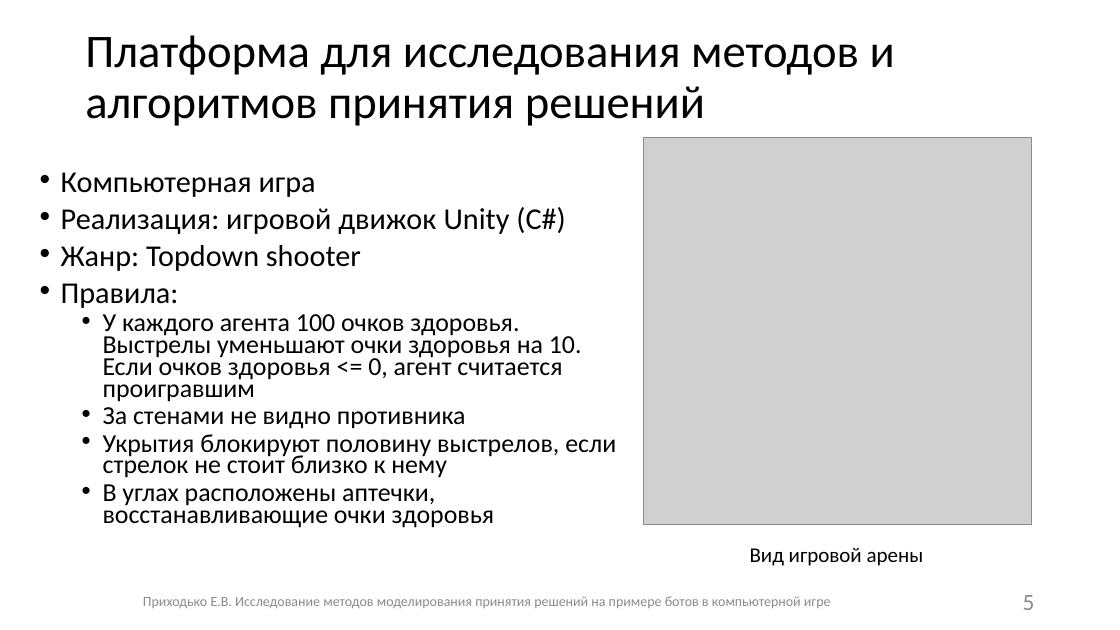
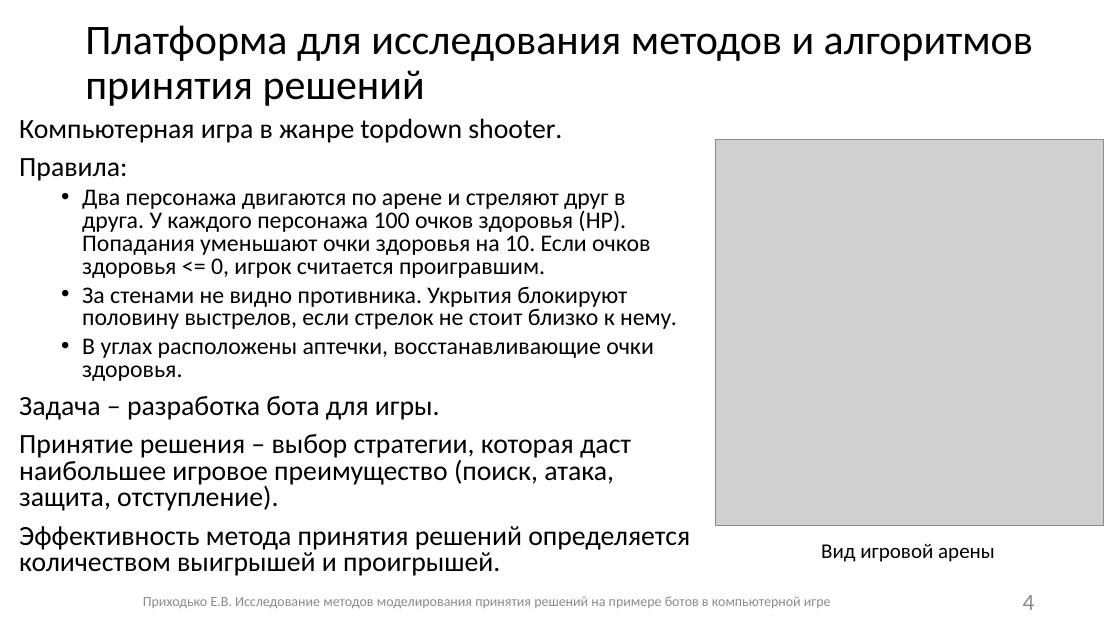
Before and after one commit to Fck-r-sns/Game_AI_thesis, a slide deck: slide 4 of Презентация.pptx (slide 5 before the commit). Drawn at 1120x630 pixels with LibreOffice and Linux fonts; fonts in the diff are those of the drawing; grey boxes stand for pictures. Boxes give left, top, right and bottom in pixels: in the first picture for what was removed or moved away, otherwise in the second. Text is boxed around its words. In the diff, an @@ line names an element or a change of style, - is before the commit and + after.

```diff
--- a/Презентация.pptx
+++ b/Презентация.pptx
@@ title "Платформа для исследования методов и ..." at [85, 25, 1033, 106]: size 40 to 36 pt @@
@@ text "Компьютерная игра в жанре topdown ...": place and size @@
-text "Компьютерная игра в жанре topdown ..." at [61, 172, 616, 528]
+text "Компьютерная игра в жанре topdown ..." at [19, 118, 690, 576]
@@ text at [19, 118, 562, 143]: text changed; size 25.9 to 23.8 pt @@
-• Компьютерная игра
-• Реализация: игровой движок Unity (C#)
-• Жанр: Topdown shooter
+Компьютерная игра в жанре topdown shooter.
@@ picture: place and size @@
-picture at [644, 138, 1032, 524]
+picture at [716, 139, 1104, 526]
@@ text at [19, 158, 127, 181]: size 25.9 to 23.8 pt in "Правила:"; bullet • to none; line spacing 0.7 to 0.8 @@
@@ text at [19, 189, 690, 576]: text changed; size 22.2 to 20.4 pt @@
-  • У каждого агента 100 очков здоровья. Выстрелы уменьшают очки здоровья на 10. Если очков здоровья <= 0, агент считается проигравшим
-  • За стенами не видно противника
-  • Укрытия блокируют половину выстрелов, если стрелок не стоит близко к нему
-  • В углах расположены аптечки, восстанавливающие очки здоровья
+  • Два персонажа двигаются по арене и стреляют друг в друга. У каждого персонажа 100 очков здоровья (HP). Попадания уменьшают очки здоровья на 10. Если очков здоровья <= 0, игрок считается проигравшим.
+  • За стенами не видно противника. Укрытия блокируют половину выстрелов, если стрелок не стоит близко к нему.
+  • В углах расположены аптечки, восстанавливающие очки здоровья.
+Задача – разработка бота для игры.
+Принятие решения – выбор стратегии, которая даст наибольшее игровое преимущество (поиск, атака, защита, отступление).
+Эффективность метода принятия решений определяется количеством выигрышей и проигрышей.
@@ text "Вид игровой арены": place and size @@
-text "Вид игровой арены" at [750, 548, 924, 566]
+text "Вид игровой арены" at [821, 543, 995, 562]
@@ page number at [1023, 595, 1035, 610]: text changed @@
-5
+4
```
Also in this commit, not shown: 15 other slides changed, 1 slide added, 1 slide removed, 2 other files.
